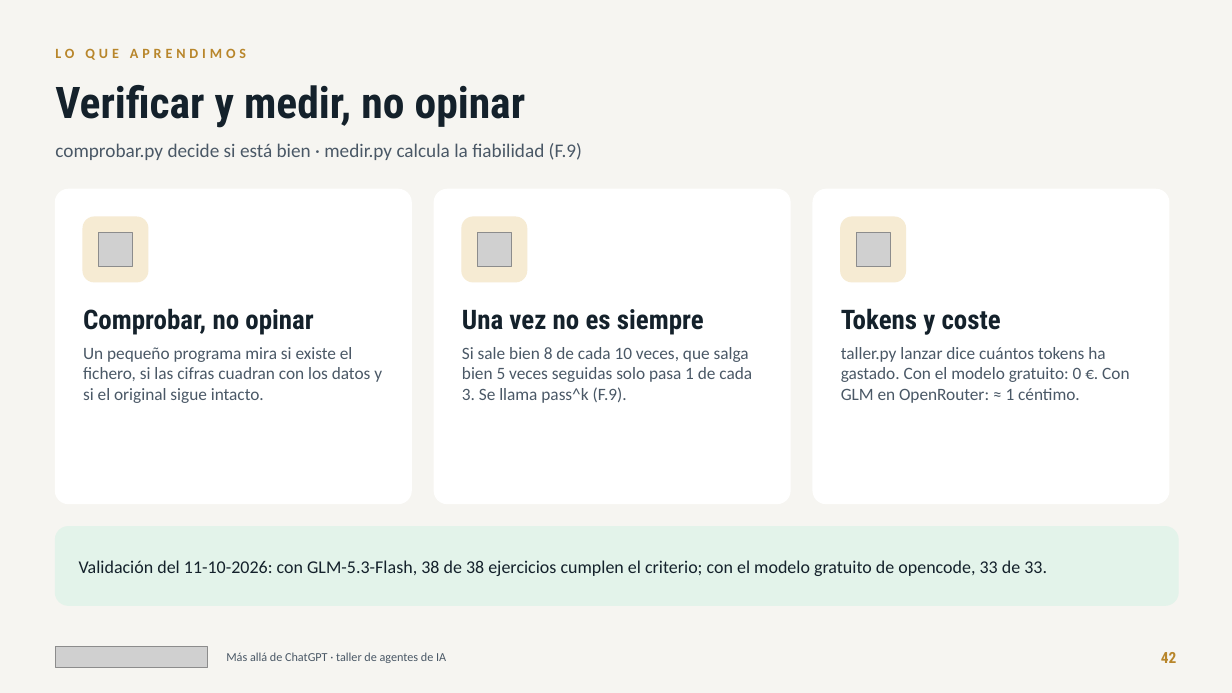
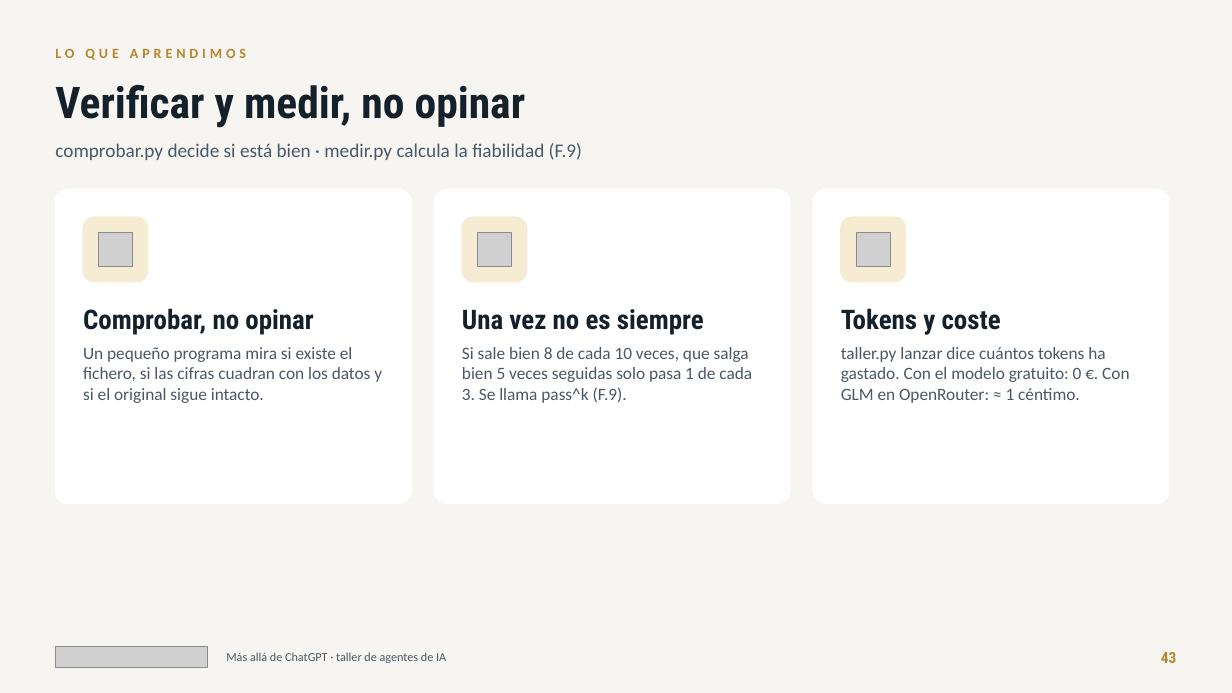
Before and after one commit to jlasherasTracasa/taller_semana_ia_2026, a slide deck: slide 43 of presentacion/taller-agentes-ia.pptx (slide 42 before the commit). Drawn at 1232x693 pixels with LibreOffice and Linux fonts; fonts in the diff are those of the drawing; grey boxes stand for pictures. Boxes give left, top, right and bottom in pixels: in the first picture for what was removed or moved away, otherwise in the second. Text is boxed around its words. In the diff, an @@ line names an element or a change of style, - is before the commit and + after.

Commit message:
Presentación: diapositiva «Clave de clase» con QR (el PIN se dice en clase), QR de valoraciones en el cierre, F.0/F.1 con «ejecutar», sin etiquetas de validación

```diff
--- a/presentacion/taller-agentes-ia.pptx
+++ b/presentacion/taller-agentes-ia.pptx
@@ rounded rectangle removed at <box>55,527,1178,605</box> @@
@@ text removed at <box>79,560,1047,576</box> @@
-Validación del 11-10-2026: con GLM-5.3-Flash, 38 de 38 ejercicios cumplen el criterio; con el modelo gratuito de opencode, 33 de 33.
```
Also in this commit, not shown: 46 other slides changed, 1 slide added, 2 other files.
